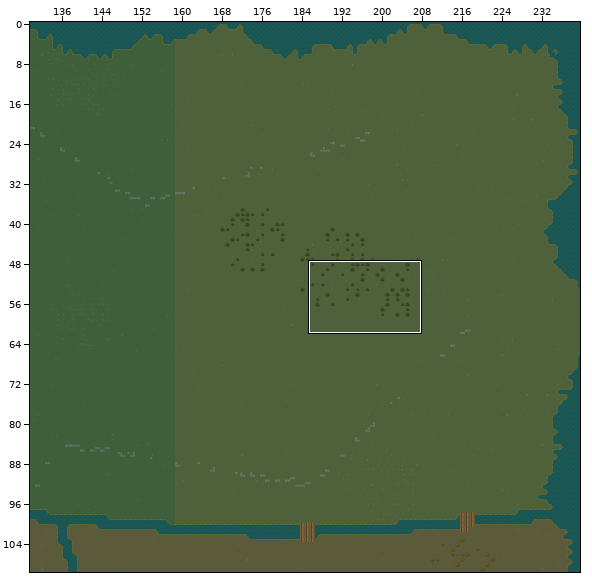
Two states of a Tiled map, rpg_game/data/maps/overworld.tmx. The first picture is a wide view before the edit; the outline marks the close-up.
Close-up. Before:
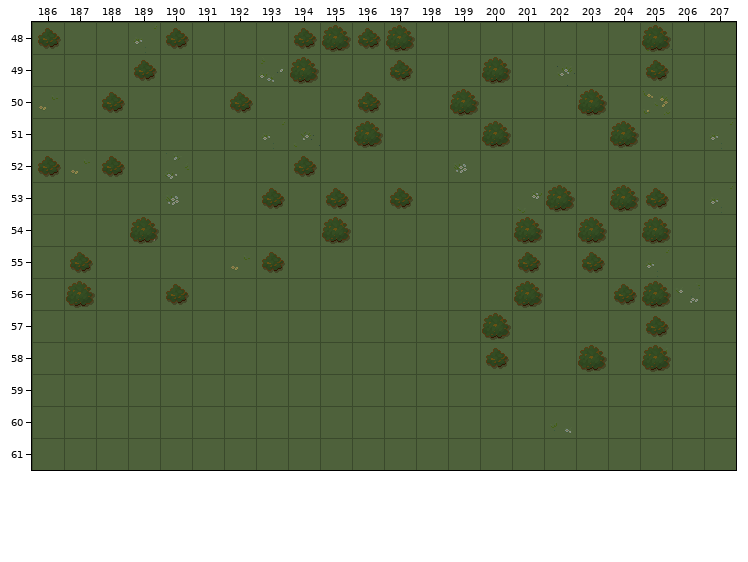
Cells are 32x32 px. Shown: x 186..207, y 48..61. The commit also changed other parts of the map, which this record leaves out.
Now the later version:
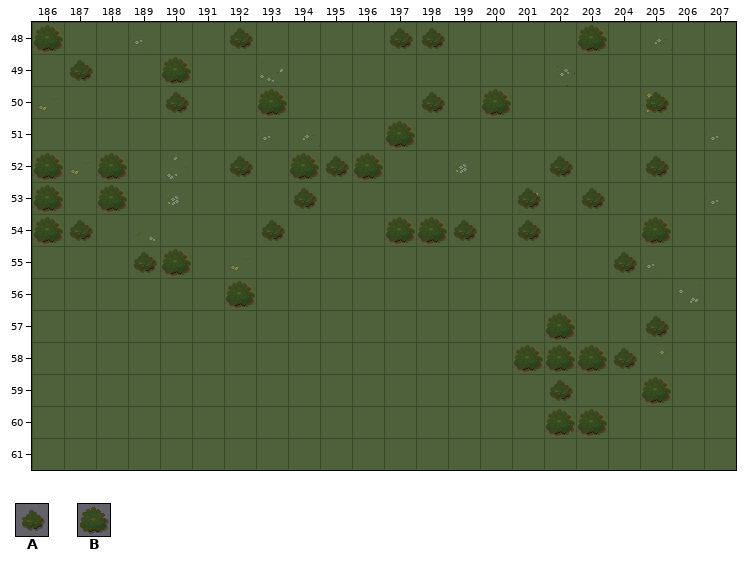
Key: from "cursed_mire_plant": A 97, B 99.
_ is an empty cell.
The edit:
{"where": "layer \"decor_over\""}
{"y":48,"x":186,"old":"A","new":"B"}
{"y":48,"x":190,"old":"A","new":"_"}
{"y":48,"x":192,"old":"_","new":"A"}
{"y":48,"x":194,"old":"ABAB_","new":"___AA"}
{"y":48,"x":203,"old":"_","new":"B"}
{"y":48,"x":205,"old":"B","new":"_"}
{"y":49,"x":187,"old":"_","new":"A"}
{"y":49,"x":189,"old":"A_","new":"_B"}
{"y":49,"x":194,"old":"B","new":"_"}
{"y":49,"x":197,"old":"A","new":"_"}
{"y":49,"x":200,"old":"B","new":"_"}
{"y":49,"x":205,"old":"A","new":"_"}
{"y":50,"x":188,"old":"A","new":"_"}
{"y":50,"x":190,"old":"_","new":"A"}
{"y":50,"x":192,"old":"A_","new":"_B"}
{"y":50,"x":196,"old":"A","new":"_"}
{"y":50,"x":198,"old":"_B_","new":"A_B"}
{"y":50,"x":203,"old":"B","new":"_"}
{"y":50,"x":205,"old":"_","new":"A"}
{"y":51,"x":196,"old":"B_","new":"_B"}
{"y":51,"x":200,"old":"B","new":"_"}
{"y":51,"x":204,"old":"B","new":"_"}
{"y":52,"x":186,"old":"A","new":"B"}
{"y":52,"x":188,"old":"A","new":"B"}
{"y":52,"x":192,"old":"_","new":"A"}
{"y":52,"x":194,"old":"A__","new":"BAB"}
{"y":52,"x":202,"old":"_","new":"A"}
{"y":52,"x":205,"old":"_","new":"A"}
{"y":53,"x":186,"old":"_","new":"B"}
{"y":53,"x":188,"old":"_","new":"B"}
{"y":53,"x":193,"old":"A_A","new":"_A_"}
{"y":53,"x":197,"old":"A","new":"_"}
{"y":53,"x":201,"old":"_B_BA","new":"A_A__"}
{"y":54,"x":186,"old":"__","new":"BA"}
{"y":54,"x":189,"old":"B","new":"_"}
{"y":54,"x":193,"old":"_","new":"A"}
{"y":54,"x":195,"old":"B","new":"_"}
{"y":54,"x":197,"old":"___","new":"BBA"}
{"y":54,"x":201,"old":"B","new":"A"}
{"y":54,"x":203,"old":"B","new":"_"}
{"y":55,"x":187,"old":"A","new":"_"}
{"y":55,"x":189,"old":"__","new":"AB"}
{"y":55,"x":193,"old":"A","new":"_"}
{"y":55,"x":201,"old":"A","new":"_"}
{"y":55,"x":203,"old":"A_","new":"_A"}
{"y":56,"x":187,"old":"B","new":"_"}
{"y":56,"x":190,"old":"A","new":"_"}
{"y":56,"x":192,"old":"_","new":"B"}
{"y":56,"x":201,"old":"B","new":"_"}
{"y":56,"x":204,"old":"AB","new":"__"}
{"y":57,"x":200,"old":"B","new":"_"}
{"y":57,"x":202,"old":"_","new":"B"}
{"y":58,"x":200,"old":"A__","new":"_BB"}
{"y":58,"x":204,"old":"_B","new":"A_"}
{"y":59,"x":202,"old":"_","new":"A"}
{"y":59,"x":205,"old":"_","new":"B"}
{"y":60,"x":202,"old":"__","new":"BB"}
{"label":"changed","picture_box":[34,25,191,113]}
{"label":"changed","picture_box":[226,25,671,436]}
{"label":"changed","picture_box":[34,153,191,308]}
